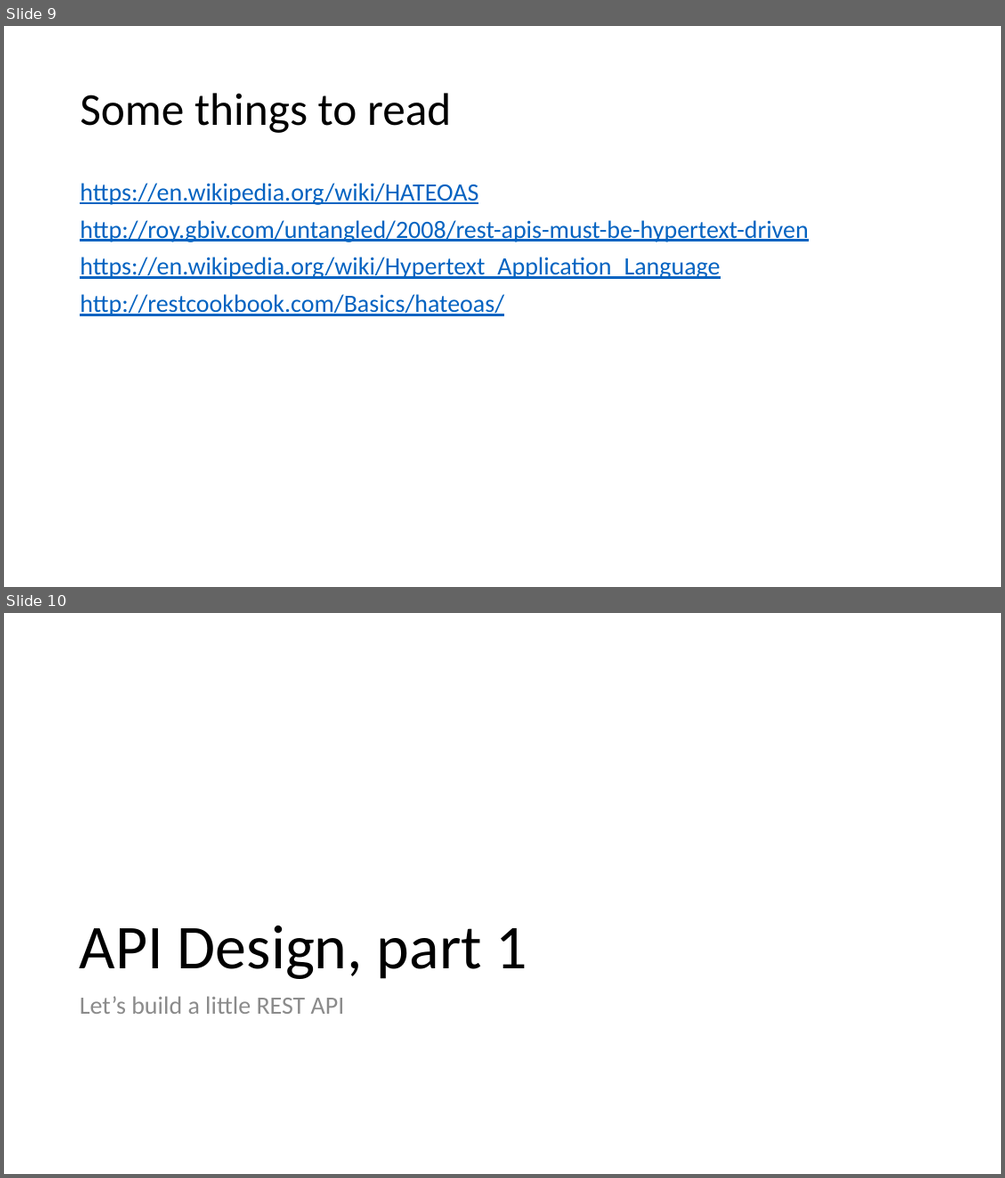
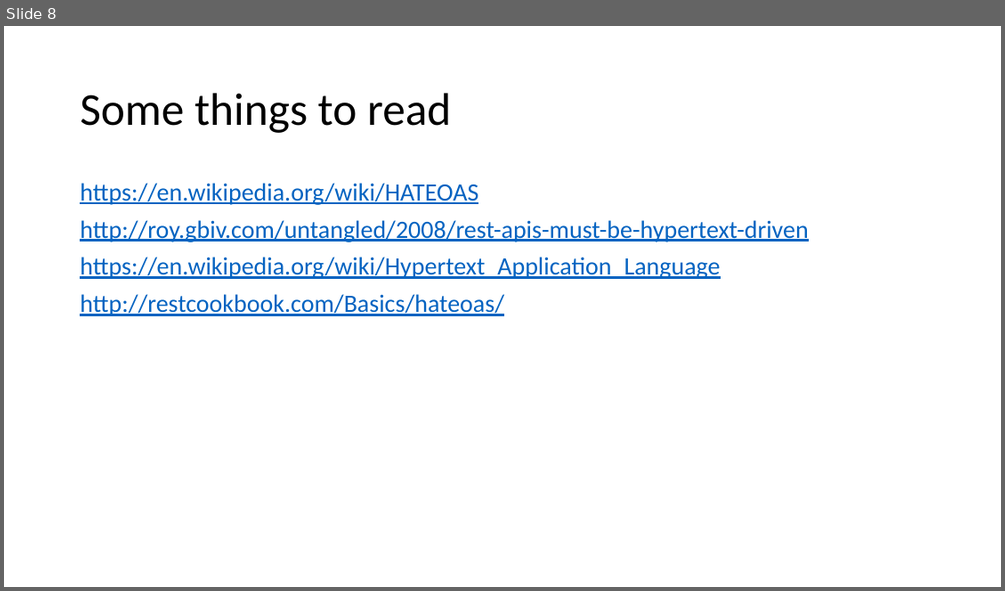
Before and after one commit to IrenaNiu/SU_CPSC_5200_20WQ, a slide deck: lectures/01 - The REST Style.pptx. Shown one above the other, each under a label of ours: slides 9 and 10 before the commit, slide 8 after it. The pictures are 1005x1178 and 1005x591 pixels, drawn with LibreOffice and Linux fonts; fonts in the diff are those of the drawing. Boxes give left, top, right and bottom in pixels: in the first picture for what was removed or moved away, otherwise in the second. Text is boxed around its words. In the diff, an @@ line names an element or a change of style, - is before the commit and + after.

```diff
--- a/lectures/01 - The REST Style.pptx
+++ b/lectures/01 - The REST Style.pptx
@@ slide 10 removed at <box>4,613,1001,1174</box>, background #FFFFFF @@
@@ title removed at <box>80,925,527,979</box> @@
-API Design, part 1
@@ text removed at <box>80,996,345,1013</box> @@
-Let’s build a little REST API
@@ what was slide 9 is now slide 8 @@
```
Also in this commit, not shown: 21 other slides removed, 1 other file.
